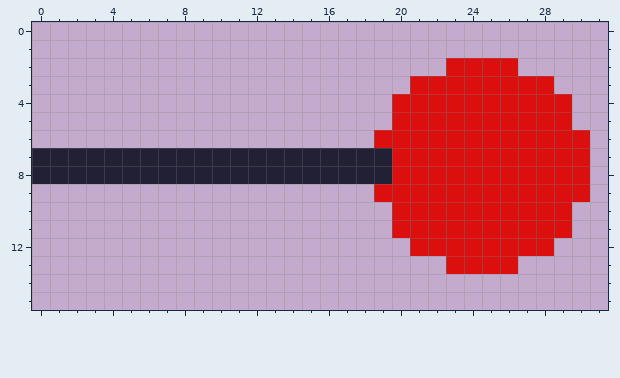
File history of a pixel-art file, assets/sprites/clackers.aseprite. This is how it looked before the edit.
32x16 pixels, 1 frame.
The result:
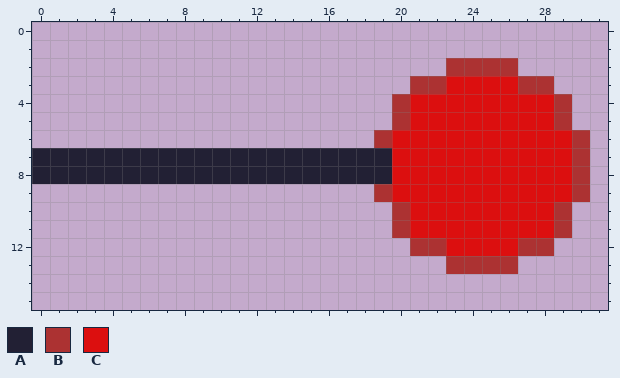
Palette (. is transparent): A #222034  B #ac3232  C #dc0f0f
From old to new:
@@ x 17..31 @@
  1 ...............
- 2 ......CCCC.....
- 3 ....CCCCCCCC...
- 4 ...CCCCCCCCCC..
- 5 ...CCCCCCCCCC..
- 6 ..CCCCCCCCCCCC.
- 7 AAACCCCCCCCCCC.
- 8 AAACCCCCCCCCCC.
- 9 ..CCCCCCCCCCCC.
-10 ...CCCCCCCCCC..
-11 ...CCCCCCCCCC..
-12 ....CCCCCCCC...
-13 ......CCCC.....
+ 2 ......BBBB.....
+ 3 ....BBCCCCBB...
+ 4 ...BCCCCCCCCB..
+ 5 ...BCCCCCCCCB..
+ 6 ..BCCCCCCCCCCB.
+ 7 AAACCCCCCCCCCB.
+ 8 AAACCCCCCCCCCB.
+ 9 ..BCCCCCCCCCCB.
+10 ...BCCCCCCCCB..
+11 ...BCCCCCCCCB..
+12 ....BBCCCCBB...
+13 ......BBBB.....
 14 ...............
Changed places in both pictures, as pixel boxes (x1, y1, x2, y2):
changed: (374, 58, 590, 274)
